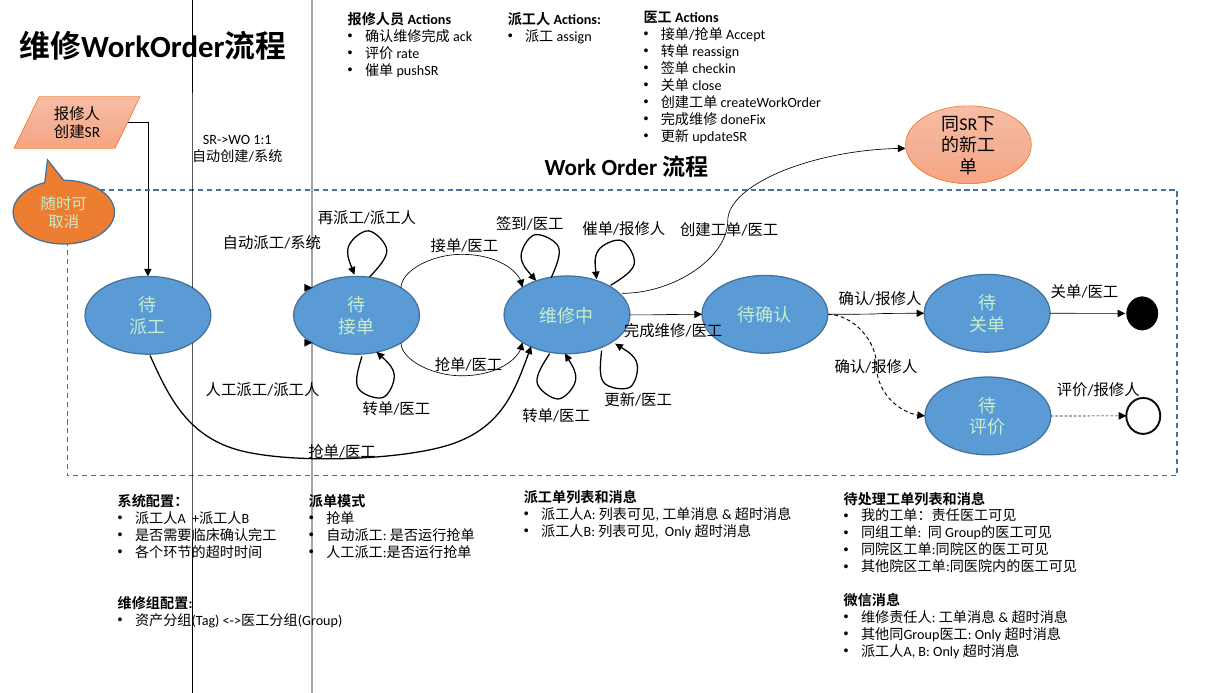
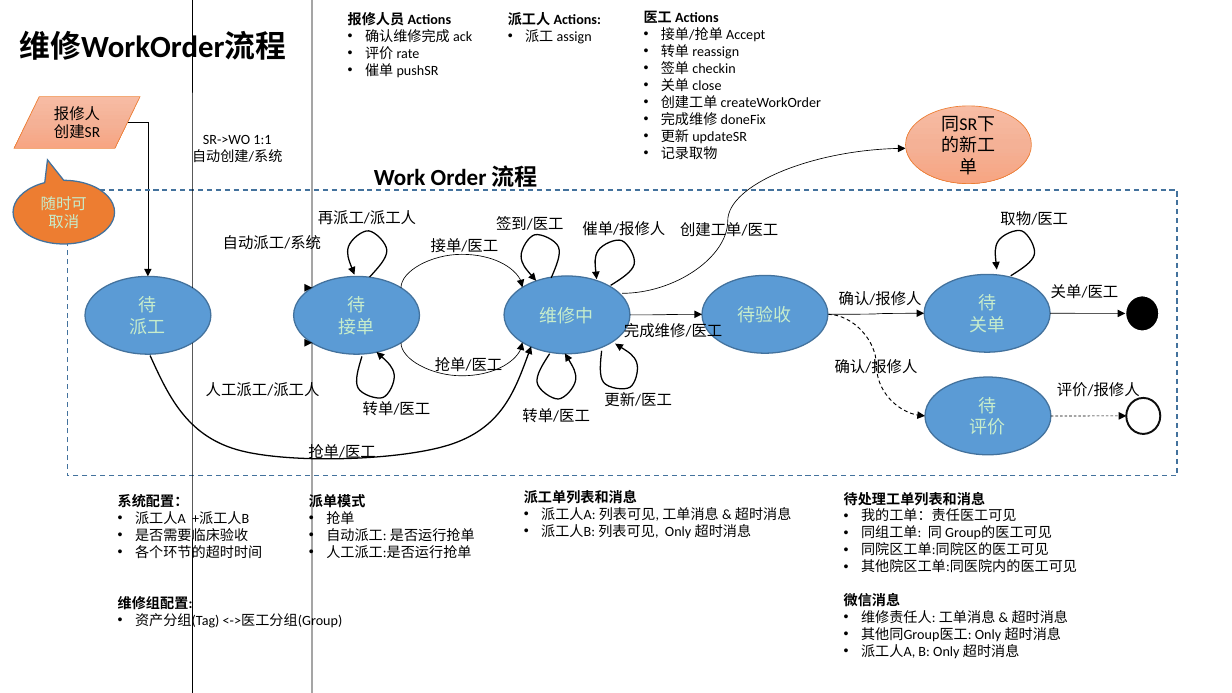
Before and after one commit to devhotmail/APMHome, a slide deck: slide 1 of Document/APM_workorder_workflow.pptx. Drawn at 1232x693 pixels with LibreOffice and Linux fonts; fonts in the diff are those of the drawing. Boxes give left, top, right and bottom in pixels: in the first picture for what was removed or moved away, otherwise in the second. Text is boxed around its words. In the diff, an @@ line names an element or a change of style, - is before the commit and + after.

Commit message:
update workflow diagram

```diff
--- a/Document/APM_workorder_workflow.pptx
+++ b/Document/APM_workorder_workflow.pptx
@@ text at (661, 146, 718, 159): paragraph added @@
+• 记录取物
@@ text "Work Order 流程" rewrapped from (545, 155, 709, 177) to (374, 165, 538, 191) @@
@@ freeform shape added at (988, 225, 1041, 282), outline #000000 1 pt @@
@@ text added at (1000, 211, 1068, 226), 12 pt, text #000000 @@
+取物/医工
@@ text in ellipse at (738, 306, 792, 323): text changed @@
-待确认
+待验收
@@ text at (135, 526, 248, 544): text changed @@
-• 是否需要临床确认完工
+• 是否需要临床验收
```
